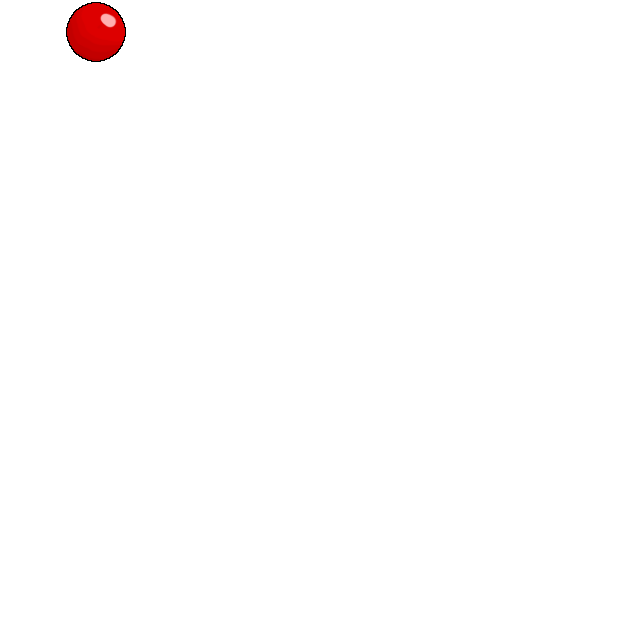
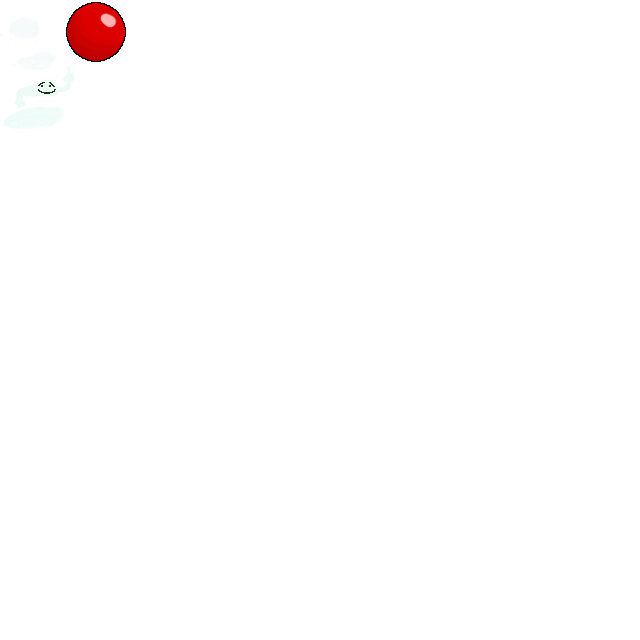
Layer changes from the first 640 × 640 image to the second:
added layer "Layer #2" above "Layer #1" over (0, 16, 75, 130)
